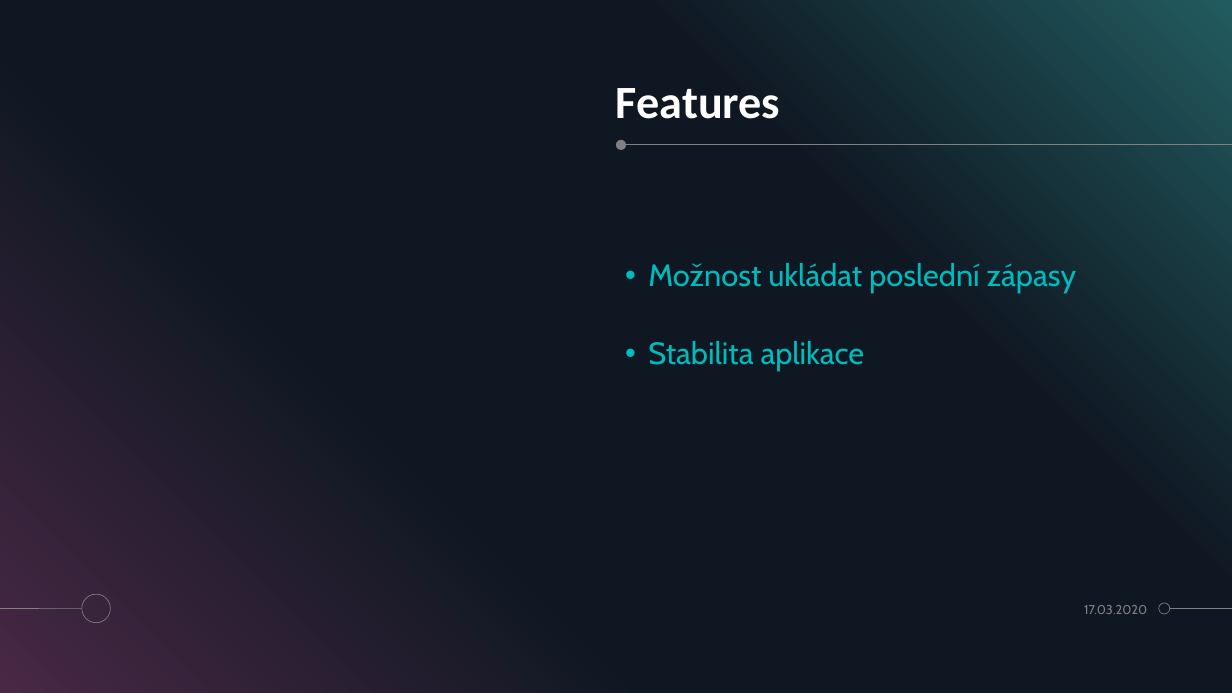
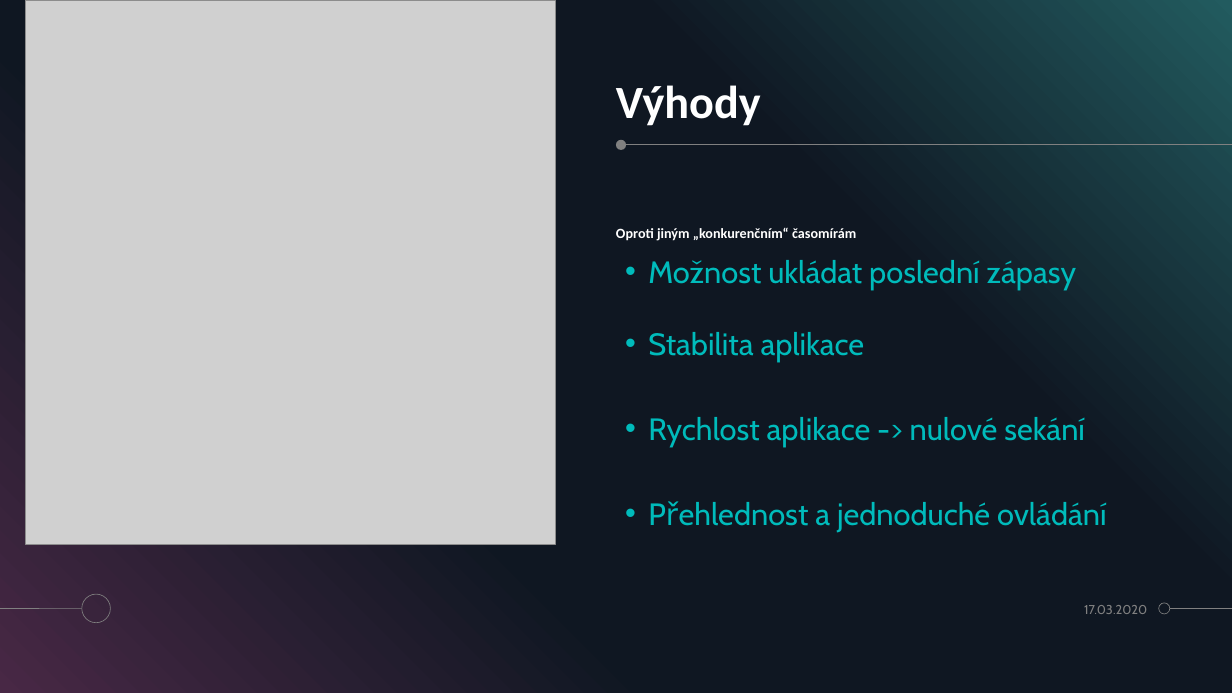
Before and after one commit to OpecenaPalacinka/UUR, a slide deck: slide 7 of Casomira/Prezentace casomiry.pptx. Drawn at 1232x693 pixels with LibreOffice and Linux fonts; fonts in the diff are those of the drawing; grey boxes stand for pictures. Boxes give left, top, right and bottom in pixels: in the first picture for what was removed or moved away, otherwise in the second. Text is boxed around its words. In the diff, an @@ line names an element or a change of style, - is before the commit and + after.

```diff
--- a/Casomira/Prezentace casomiry.pptx
+++ b/Casomira/Prezentace casomiry.pptx
@@ picture added at box(25, 0, 555, 544) @@
@@ title at box(616, 85, 761, 126): text changed @@
-Features
+Výhody
@@ text added at box(616, 228, 856, 241), 11 pt, text #FFFFFF, bold @@
+Oproti jiným „konkurenčním“ časomírám
@@ text at box(648, 260, 1077, 362): line spacing 0.9 to 0.8 @@
@@ text at box(648, 417, 1107, 532): paragraphs added @@
+• Rychlost aplikace -> nulové sekání
+• Přehlednost a jednoduché ovládání
```
Also in this commit, not shown: 2 slides added, 19 slides removed.
